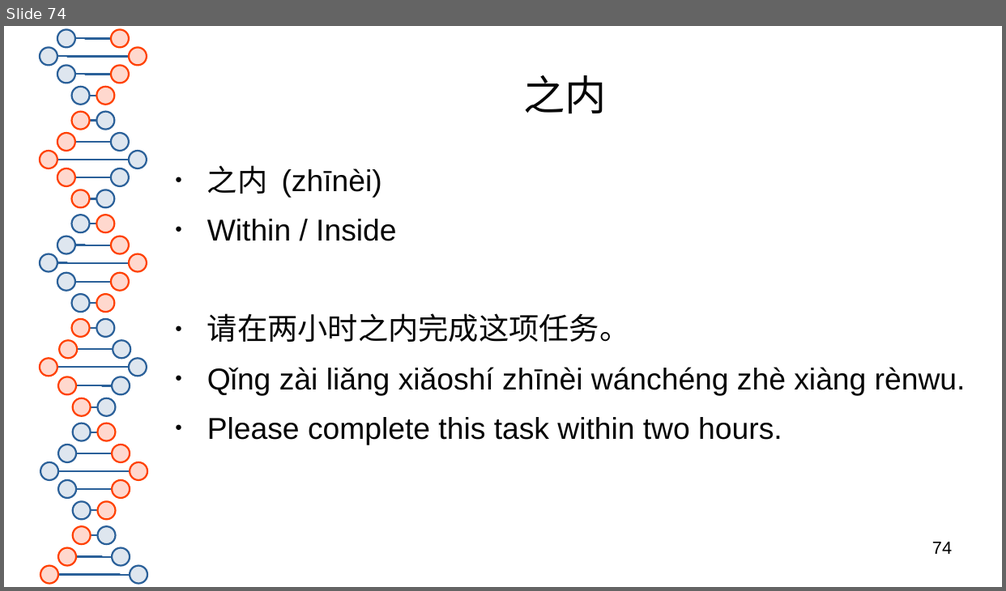
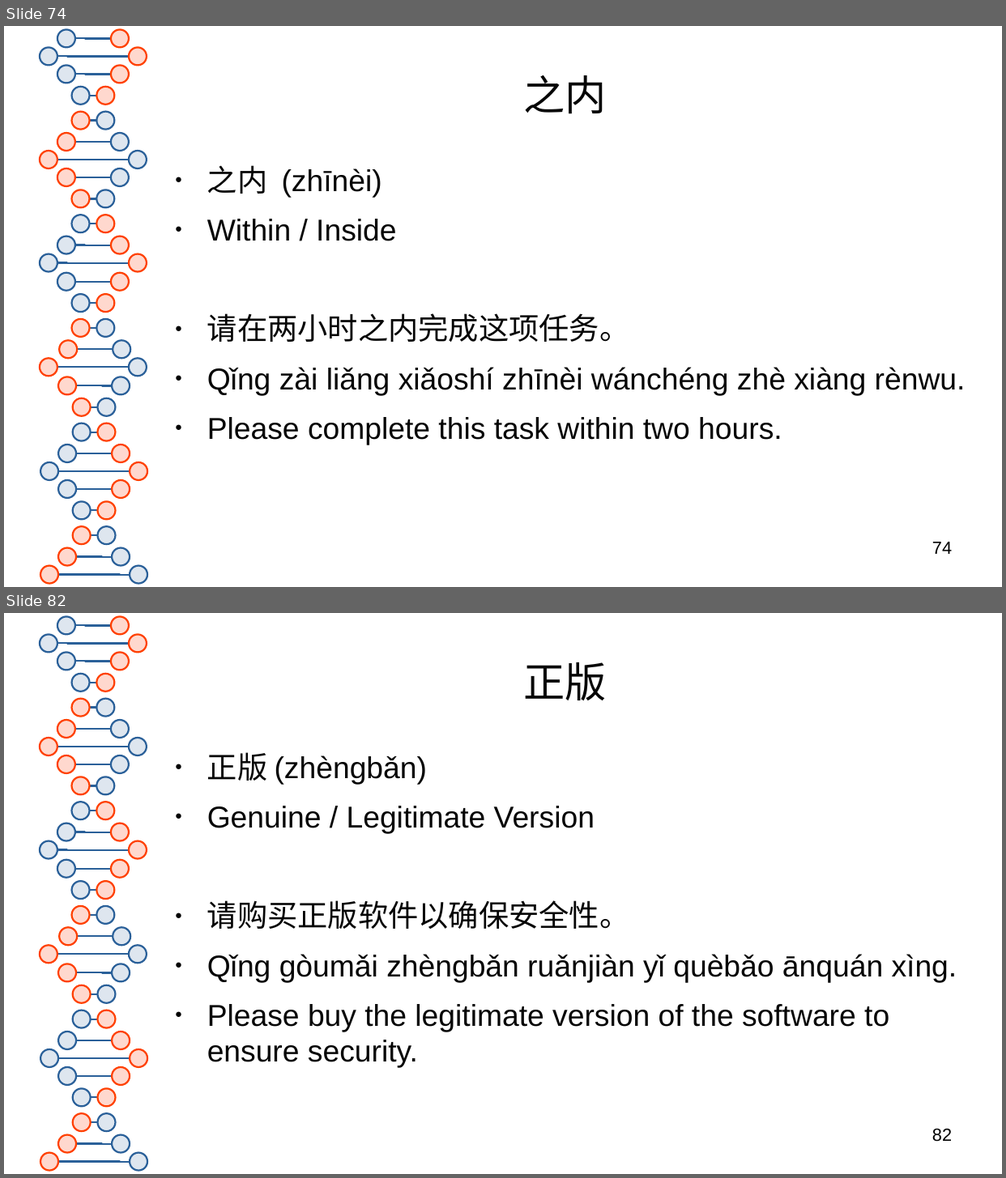
Before and after one commit to 23x41/HSK3.0, a slide deck: HSK 3.0 Level 5.pptx. Shown one above the other, each under a label of ours: slide 74 before the commit, slides 74 and 82 after it; the slides between them are not shown. The pictures are 1006x591 and 1006x1178 pixels, drawn with LibreOffice and Linux fonts; fonts in the diff are those of the drawing. Boxes give left, top, right and bottom in pixels: in the first picture for what was removed or moved away, otherwise in the second. Text is boxed around its words. In the diff, an @@ line names an element or a change of style, - is before the commit and + after.

```diff
--- a/HSK 3.0 Level 5.pptx
+++ b/HSK 3.0 Level 5.pptx
@@ slide 82 added at [4,613,1002,1174], background #FFFFFF; not listed: 81 template elements that a slide beside it also shows @@
@@ title added at [524,662,607,700], 33 pt, text #050505 @@
+正版
@@ text added at [207,752,957,1068], 24 pt, text #050505 @@
+● 正版 (zhèngbǎn)
+● Genuine / Legitimate Version
+● 请购买正版软件以确保安全性。
+● Qǐng gòumǎi zhèngbǎn ruǎnjiàn yǐ quèbǎo ānquán xìng.
+● Please buy the legitimate version of the software to ensure security.
@@ page number added at [932,1129,952,1142], 14 pt, text #000000 @@
+82
```
Also in this commit, not shown: 54 other slides added, 36 slides removed, 1 other file.
